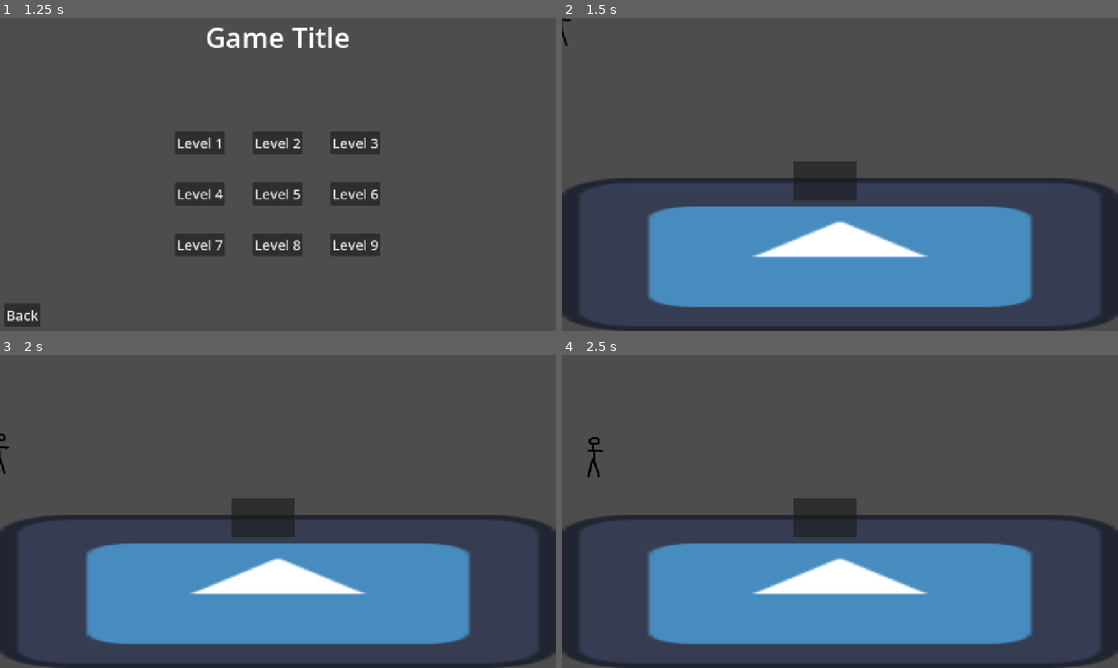
Above: before the commit, frames 1-4 (two rows, left to right).
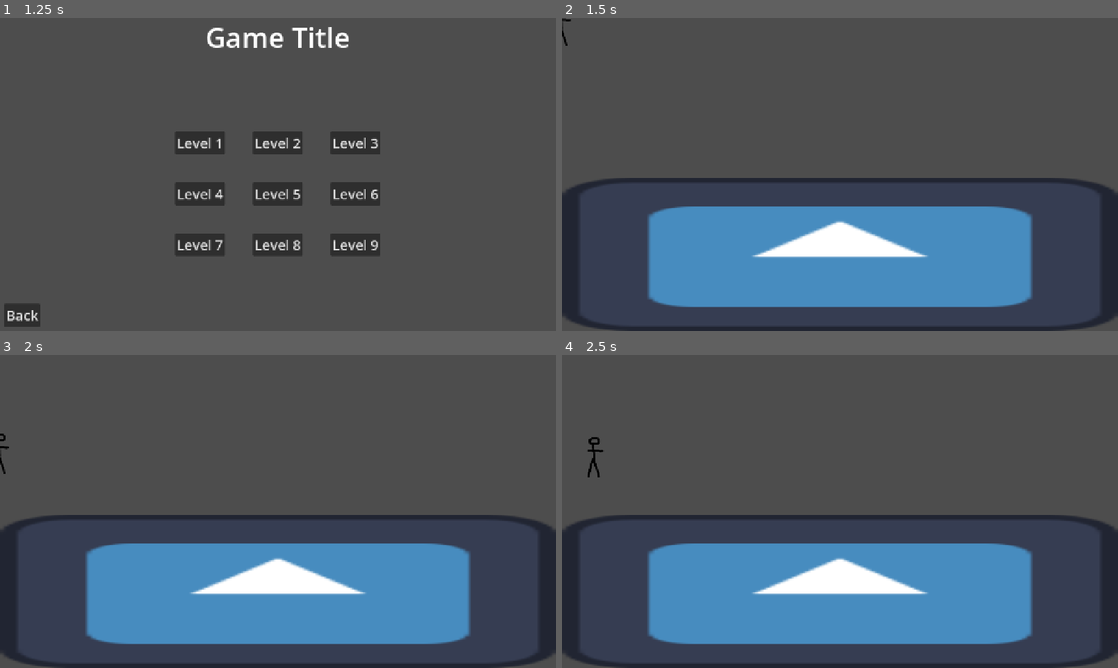
Above: after the commit, the same moments.

Repository: MalcolmSutcliffe/ggj-2026-algonquin-gcc
Game: Godot game, scene res://main.tscn
The game is run twice, just before and just after one commit, with the same random seed, the same clock (stepped at 60 frames per second) and the same inputs. The engine's default icon, where the game draws it, is replaced by a stand-in: a white triangle on a blue panel in a dark square.
Inputs (mouse positions are in pixels of both pictures, inside the frame that each line leads up to):
- Up to frame 1 (1.25 s): click "Play" at 0.5 s
- Up to frame 2 (1.5 s): click "Level 1" at 1.25 s
- Up to frame 3 (2 s): no input
- Up to frame 4 (2.5 s): tap Enter at 2 s; move the mouse to (962, 495) at 2.02 s; press the mouse at (962, 495) at 2.03 s; hold D (move_right) from 2.03 s (still down); tap W (jump) at 2.27 s

Frame 1 is identical in both runs. In frame 2, 1.3% of the frame differs, in the area x 41-53%, y 45-59%; in frame 3, 1.3%; in frame 4, 1.3%.

Commit message:
Update windows.tscn

Diff:
--- a/ggj-2026-acgcc/windows.tscn
+++ b/ggj-2026-acgcc/windows.tscn
@@ -22,14 +22,6 @@
 offset_bottom = 419.0
 script = ExtResource("1_22j4m")
 HitBox = NodePath("StaticBody2D/CollisionShape2D")
-
-[node name="Panel" type="Panel" parent="WindowBase" unique_id=1679099295]
-layout_mode = 1
-anchors_preset = 15
-anchor_right = 1.0
-anchor_bottom = 1.0
-grow_horizontal = 2
-grow_vertical = 2
 
 [node name="ResizerLeft" type="Control" parent="WindowBase" unique_id=1875489332]
 layout_mode = 1
